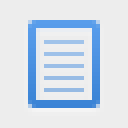
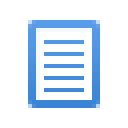
The second 128px x 128px image is a revision of the first. Changes to its layers:
painted on "200% icon-blue@2x.png, icon-blue.png" over [28, 20, 100, 108]
hid "example background" over [0, 0, 128, 128]
